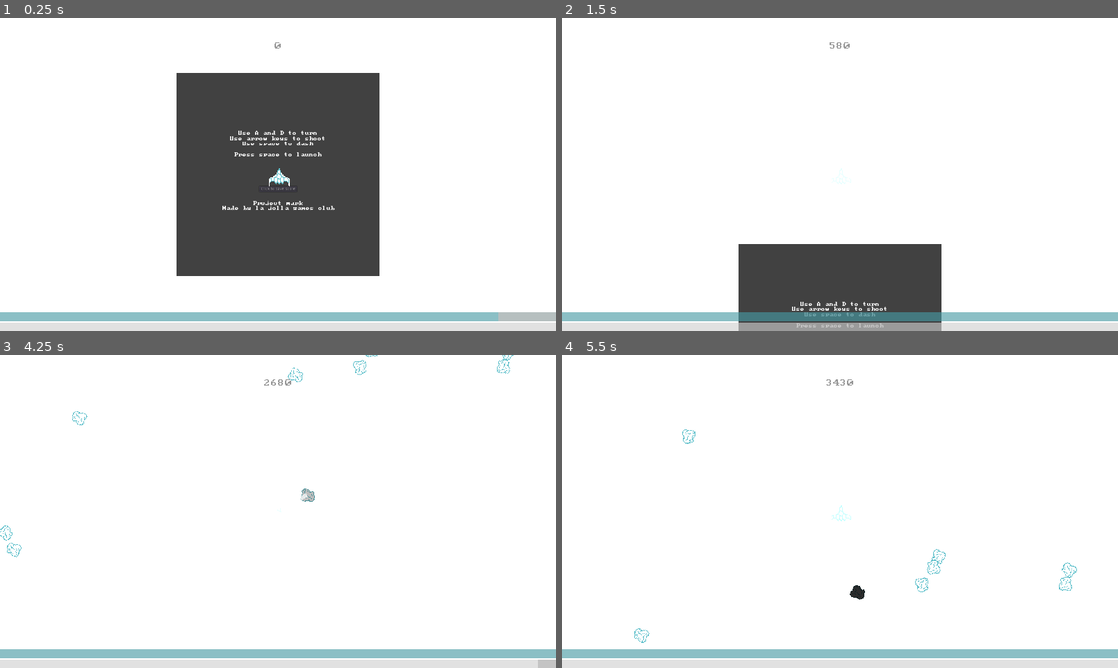
Above: before the commit, frames 1-4 (two rows, left to right).
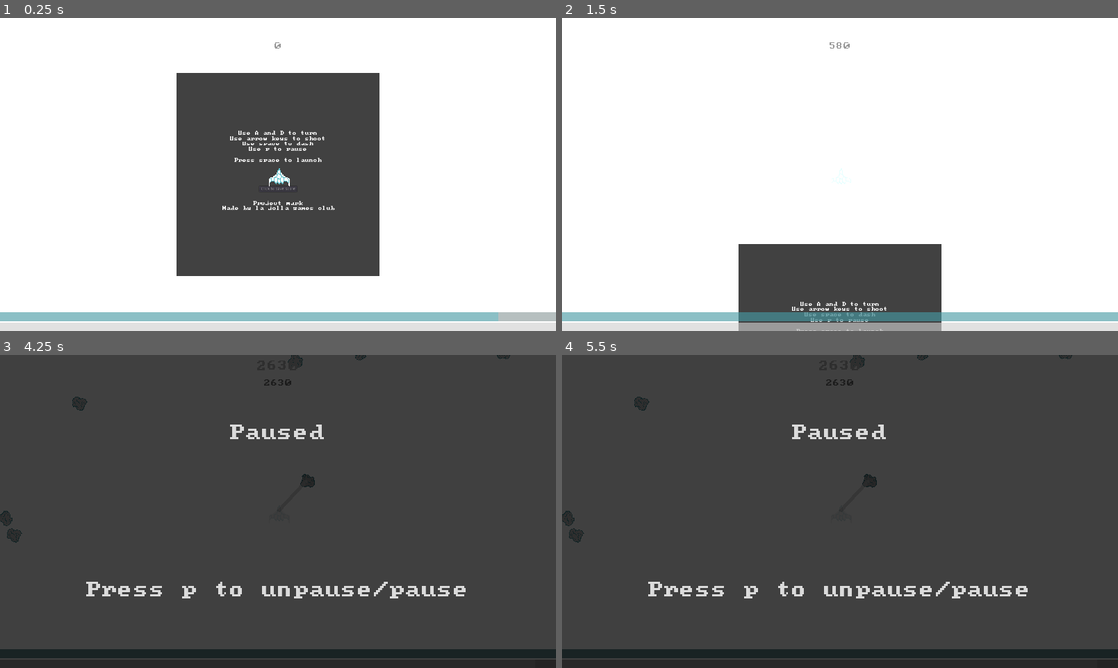
Above: after the commit, the same moments.

Repository: lajollagamesclub/project-mark
Game: Godot game, scene res://Main.tscn
Same seed, same stepped clock (60 frames per second), same inputs: the game is played once before the commit and once after it. The engine's default icon, where the game draws it, is replaced by a stand-in: a white triangle on a blue panel in a dark square.
Inputs:
- Up to frame 1 (0.25 s): no input
- Up to frame 2 (1.5 s): tap Space (g_dash) at 0.5, 0.6, 1.25, 1.35 s; hold E (g_dash_right) 0.53-1.28 s; hold S (g_down) from 1.28 s (still down)
- Up to frame 3 (4.25 s): tap Space (g_dash) at 2, 2.1, 2.75, 2.85, 3.5, 3.6 s; release S (g_down) at 2.03 s; hold E (g_dash_right) 2.03-2.78 s; hold Up (g_fire_up) 2.78-3.53 s; hold Q (g_dash_left) from 3.53 s (still down); tap P (g_pause, bound only after the commit) at 4.15 s
- Up to frame 4 (5.5 s): tap Space (g_dash) at 4.25, 4.35, 5.1 s; release Q (g_dash_left) at 5.03 s; hold S (g_down) from 5.03 s (still down)

The runs differ from the first frame. In frame 1, 0.2% of the frame differs, in the area x 42-58%, y 41-46%; in frame 2, 0.1%; in frame 3, 100%, in the area x 0-100%, y 0-100%; in frame 4, 100%.

Commit message:
Add pausing

Diff:
--- a/src/Main.tscn
+++ b/src/Main.tscn
@@ -17,6 +17,7 @@
 [ext_resource path="res://MaxDistanceLabel.gd" type="Script" id=15]
 [ext_resource path="res://HealthBar.gd" type="Script" id=16]
 [ext_resource path="res://ProgressBar.gd" type="Script" id=17]
+[ext_resource path="res://PauseMenu.gd" type="Script" id=18]
 
 [sub_resource type="ShaderMaterial" id=1]
 shader = ExtResource( 4 )
@@ -52,6 +53,10 @@
 size = 26
 font_data = ExtResource( 13 )
 
+[sub_resource type="DynamicFont" id=7]
+size = 56
+font_data = ExtResource( 13 )
+
 [node name="Main" type="Node2D"]
 script = ExtResource( 1 )
 
@@ -124,6 +129,7 @@
 text = "Use A and D to turn
 Use arrow keys to shoot
 Use space to dash
+Use p to pause
 
 Press space to launch"
 align = 1
@@ -226,6 +232,41 @@
 "_edit_use_anchors_": false
 }
 
+[node name="PauseMenu" type="PanelContainer" parent="UI"]
+pause_mode = 2
+visible = false
+modulate = Color( 1, 1, 1, 0.815686 )
+anchor_right = 1.0
+anchor_bottom = 1.0
+theme = ExtResource( 11 )
+script = ExtResource( 18 )
+__meta__ = {
+"_edit_use_anchors_": false
+}
+
+[node name="VBoxContainer" type="VBoxContainer" parent="UI/PauseMenu"]
+margin_right = 1920.0
+margin_bottom = 1080.0
+
+[node name="PausedLabel" type="Label" parent="UI/PauseMenu/VBoxContainer"]
+margin_right = 1920.0
+margin_bottom = 538.0
+size_flags_vertical = 3
+custom_fonts/font = SubResource( 7 )
+text = "Paused"
+align = 1
+valign = 1
+
+[node name="InstructionLabel" type="Label" parent="UI/PauseMenu/VBoxContainer"]
+margin_top = 542.0
+margin_right = 1920.0
+margin_bottom = 1080.0
+size_flags_vertical = 3
+custom_fonts/font = SubResource( 7 )
+text = "Press p to unpause/pause"
+align = 1
+valign = 1
+
 [node name="Player" parent="." instance=ExtResource( 12 )]
 [connection signal="tree_exiting" from="." to="." method="_on_Main_tree_exiting"]
 [connection signal="timeout" from="World/StartMeasuringTimer" to="World/StarsPerformanceSwitcher" method="_on_StartMeasuringTimer_timeout"]
--- /dev/null
+++ b/src/PauseMenu.gd
@@ -0,0 +1,6 @@
+extends PanelContainer
+
+func _input(event):
+	if event.is_action_pressed("g_pause"):
+		visible = !visible
+		get_tree().paused = visible
--- a/src/project.godot
+++ b/src/project.godot
@@ -126,6 +126,11 @@
 "events": [ Object(InputEventKey,"resource_local_to_scene":false,"resource_name":"","device":0,"alt":false,"shift":false,"control":false,"meta":false,"command":false,"pressed":false,"scancode":32,"unicode":0,"echo":false,"script":null)
  ]
 }
+g_pause={
+"deadzone": 0.5,
+"events": [ Object(InputEventKey,"resource_local_to_scene":false,"resource_name":"","device":0,"alt":false,"shift":false,"control":false,"meta":false,"command":false,"pressed":false,"scancode":80,"unicode":0,"echo":false,"script":null)
+ ]
+}
 
 [physics]
 
--- a/src/theme.tres
+++ b/src/theme.tres
@@ -1,6 +1,9 @@
-[gd_resource type="Theme" load_steps=5 format=2]
+[gd_resource type="Theme" load_steps=6 format=2]
 
 [ext_resource path="res://pc-senior/pcsenior.ttf" type="DynamicFontData" id=1]
+
+[sub_resource type="StyleBoxFlat" id=4]
+bg_color = Color( 0, 0, 0, 1 )
 
 [sub_resource type="StyleBoxFlat" id=1]
 bg_color = Color( 0.168627, 0.168627, 0.168627, 1 )
@@ -13,6 +16,7 @@
 
 [resource]
 default_font = SubResource( 3 )
+PanelContainer/styles/panel = SubResource( 4 )
 ProgressBar/colors/font_color = Color( 0.941176, 0.941176, 0.941176, 1 )
 ProgressBar/colors/font_color_shadow = Color( 0, 0, 0, 1 )
 ProgressBar/fonts/font = null
Not shown: 1 places in src/Main.tscn that only renumber resources
